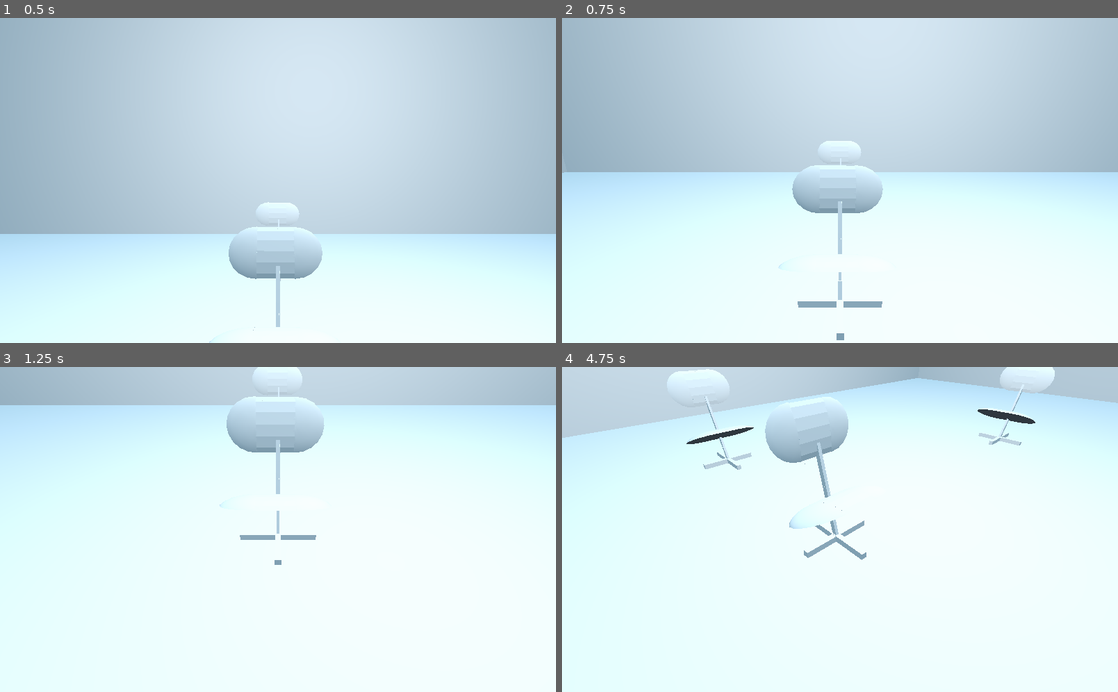
Above: before the commit, frames 1-4 (two rows, left to right).
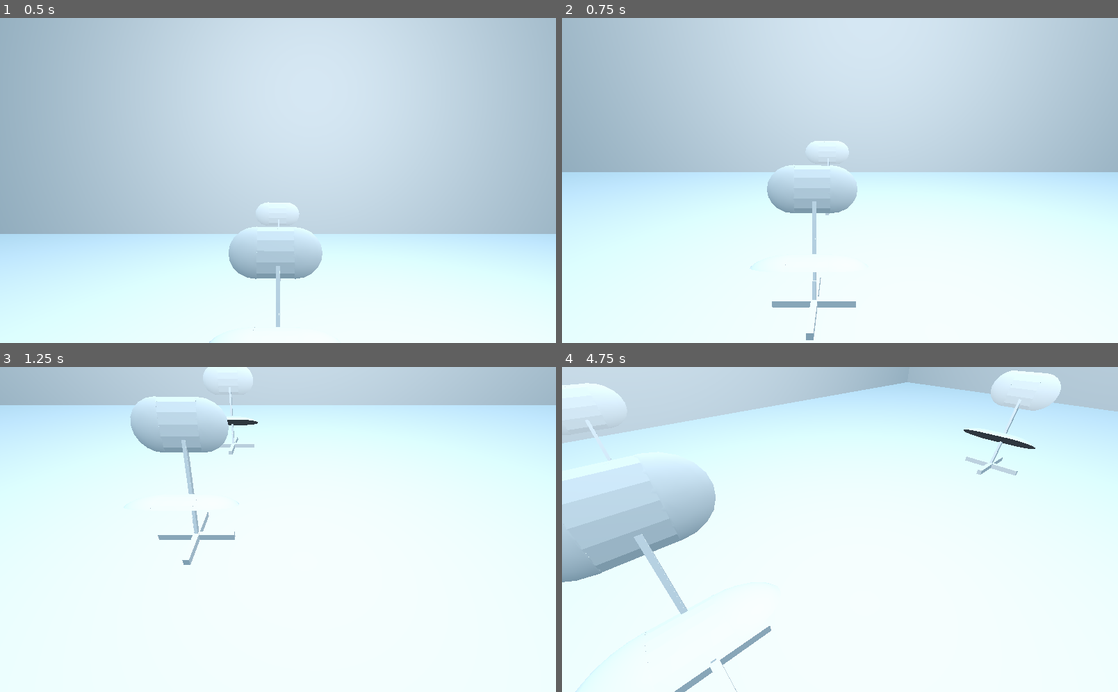
Above: after the commit, the same moments.

Repository: LCinder/EV
Game: Godot game, scene res://Silla/Scene1.tscn
Two runs of this game, one before a commit and one after it. Both use one fixed random seed, a clock stepped at 60 frames per second and the inputs below.
Inputs:
- Up to frame 1 (0.5 s): no input
- Up to frame 2 (0.75 s): tap Enter at 0.5 s; hold D (Move Right, bound only after the commit) from 0.53 s (still down); hold Down (Down Camera) from 0.53 s (still down)
- Up to frame 3 (1.25 s): keep holding D (Move Right, bound only after the commit); keep holding Down (Down Camera)
- Up to frame 4 (4.75 s): release D (Move Right, bound only after the commit) at 1.28 s; release Down (Down Camera) at 1.28 s; hold S (Move Backward, bound only after the commit) 1.28-2.03 s; tap Left (Left Camera) at 1.35, 4.35 s; hold D (Move Right, bound only after the commit) 2.03-2.78 s; hold Right (Right Camera) 2.03-2.78 s; hold W (Move Forward, bound only after the commit) 2.78-3.53 s; tap Up (Up Camera) at 2.85 s; hold Down (Down Camera) 3.53-4.28 s; hold A (Move Left, bound only after the commit) from 3.53 s (still down)

Frame 1 is identical in both runs. In frame 2, 1.9% of the frame differs, in the area x 0-58%, y 37-100%; in frame 3, 5.6%; in frame 4, 13%, in the area x 0-100%, y 0-100%.

Commit message:
Incluido movimiento camara

Diff:
--- a/Practicas/Practica 1/Cameras/Camera2.gd
+++ b/Practicas/Practica 1/Cameras/Camera2.gd
@@ -23,12 +23,12 @@
 	if Input.is_action_pressed("Down Camera") and y < LIMIT_Y:
 		rotate_object_local(Vector3(1, 0, 0), -SENSIBILITY)
 
-func _orbit_y(s):
+func orbit_y(s):
 	rotate_y(s)
 
-func _orbit_every_second(delta):
+func orbit_every_second(delta):
 	seconds += delta
 
 	if seconds >= 1:
-		_orbit_y(1)
+		orbit_y(1)
 		seconds = 0
--- a/Practicas/Practica 1/Cameras/Spatial.gd
+++ b/Practicas/Practica 1/Cameras/Spatial.gd
@@ -6,6 +6,7 @@
 # var b = "text"
 
 var SENSIBILITY = 0.02
+var TRANSLATE_SENSIBILITY = 0.05
 
 # Called when the node enters the scene tree for the first time.
 func _ready():
@@ -14,10 +15,19 @@
 
 # Called every frame. 'delta' is the elapsed time since the previous frame.
 func _process(delta):
-	orbit()
+	move_camera()
 
-func orbit():
+func move_camera():
 	if Input.is_action_pressed("Left Camera"):
 		rotate_y(SENSIBILITY)
 	if Input.is_action_pressed("Right Camera"):
 		rotate_y(-SENSIBILITY)
+
+	if Input.is_action_pressed("Move Forward"):
+		translate_object_local(Vector3(0, 0, -TRANSLATE_SENSIBILITY))
+	if Input.is_action_pressed("Move Backward"):
+		translate_object_local(Vector3(0, 0, TRANSLATE_SENSIBILITY))
+	if Input.is_action_pressed("Move Left"):
+		translate_object_local(Vector3(-TRANSLATE_SENSIBILITY, 0, 0))
+	if Input.is_action_pressed("Move Right"):
+		translate_object_local(Vector3(TRANSLATE_SENSIBILITY, 0, 0))
--- a/Practicas/Practica 1/project.godot
+++ b/Practicas/Practica 1/project.godot
@@ -36,6 +36,26 @@
 "events": [ Object(InputEventKey,"resource_local_to_scene":false,"resource_name":"","device":0,"alt":false,"shift":false,"control":false,"meta":false,"command":false,"pressed":false,"scancode":16777234,"physical_scancode":0,"unicode":0,"echo":false,"script":null)
  ]
 }
+"Move Forward"={
+"deadzone": 0.5,
+"events": [ Object(InputEventKey,"resource_local_to_scene":false,"resource_name":"","device":0,"alt":false,"shift":false,"control":false,"meta":false,"command":false,"pressed":false,"scancode":87,"physical_scancode":0,"unicode":0,"echo":false,"script":null)
+ ]
+}
+"Move Backward"={
+"deadzone": 0.5,
+"events": [ Object(InputEventKey,"resource_local_to_scene":false,"resource_name":"","device":0,"alt":false,"shift":false,"control":false,"meta":false,"command":false,"pressed":false,"scancode":83,"physical_scancode":0,"unicode":0,"echo":false,"script":null)
+ ]
+}
+"Move Left"={
+"deadzone": 0.5,
+"events": [ Object(InputEventKey,"resource_local_to_scene":false,"resource_name":"","device":0,"alt":false,"shift":false,"control":false,"meta":false,"command":false,"pressed":false,"scancode":65,"physical_scancode":0,"unicode":0,"echo":false,"script":null)
+ ]
+}
+"Move Right"={
+"deadzone": 0.5,
+"events": [ Object(InputEventKey,"resource_local_to_scene":false,"resource_name":"","device":0,"alt":false,"shift":false,"control":false,"meta":false,"command":false,"pressed":false,"scancode":68,"physical_scancode":0,"unicode":0,"echo":false,"script":null)
+ ]
+}
 
 [physics]
 
